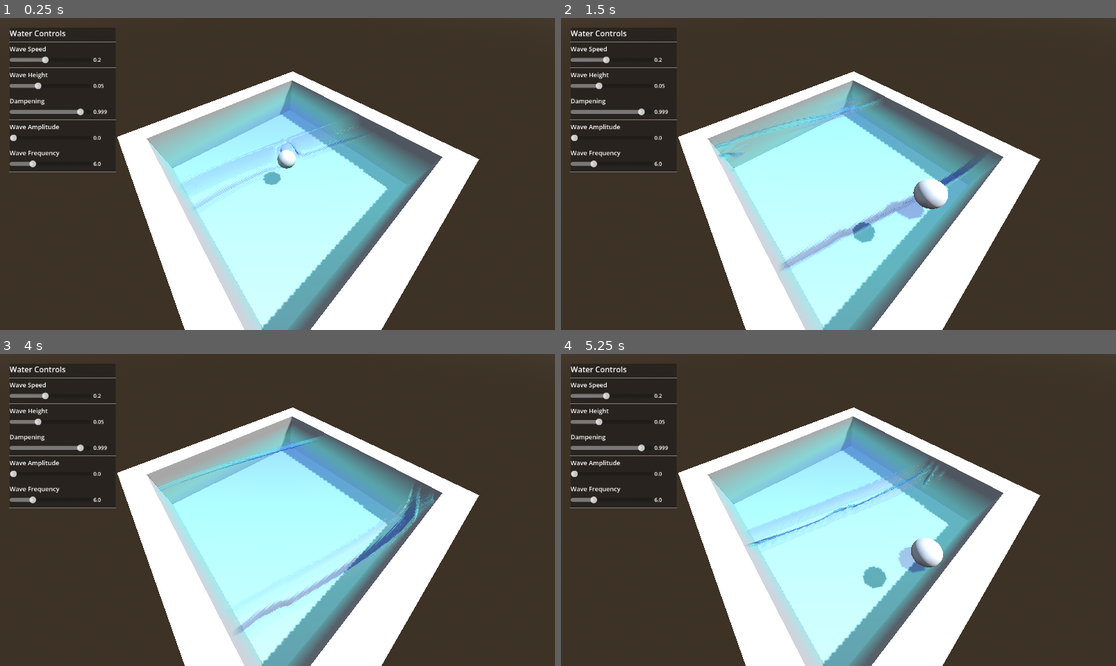
Above: before the commit, frames 1-4 (two rows, left to right).
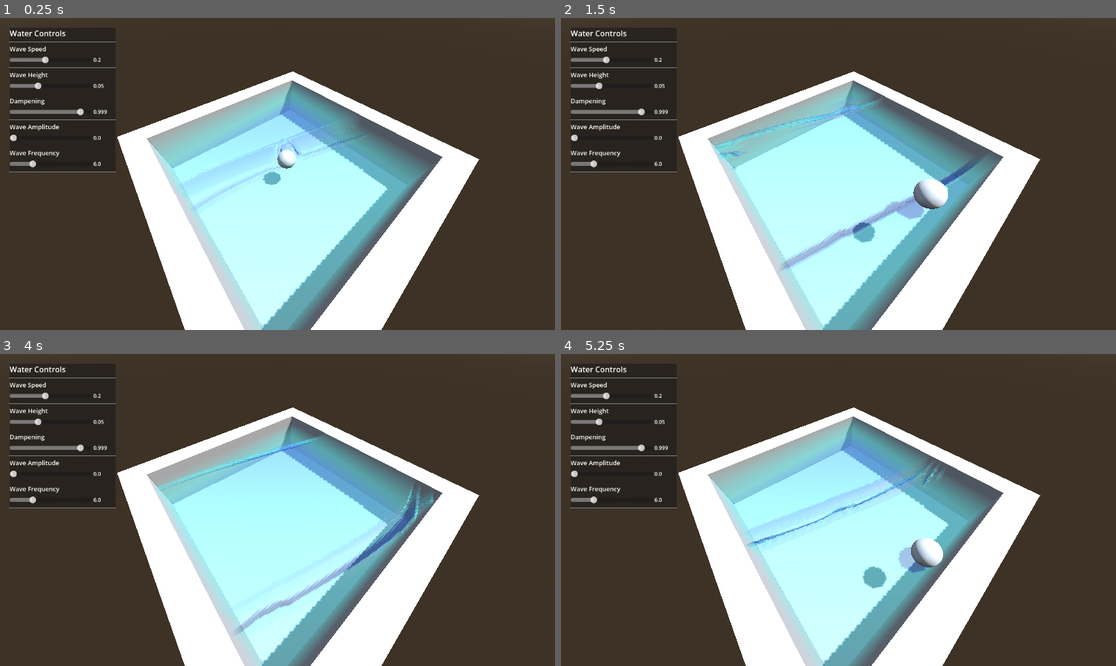
Above: after the commit, the same moments.

Repository: ColinNeary/WaterDemo
Game: Godot game, scene res://Scenes/main.tscn
Same seed, same stepped clock (60 frames per second), same inputs: the game is played once before the commit and once after it.
Inputs (mouse positions are in pixels of both pictures, inside the frame that each line leads up to):
- Up to frame 1 (0.25 s): no input
- Up to frame 2 (1.5 s): move the mouse to (960, 158) at 0.52 s; hold D (move_right) 0.53-1.25 s; click (960, 158) at 0.67 s; tap Space (jump) at 0.77 s; drag from (727, 189) to (810, 236) at 1.27 s
- Up to frame 3 (4 s): move the mouse to (333, 441) at 2.02 s; hold D (move_right) 2.03-2.75 s; drag from (249, 572) to (111, 463) at 2.77 s; move the mouse to (444, 556) at 3.52 s; hold A (move_left) from 3.53 s (still down); tap Space (jump) at 3.77 s
- Up to frame 4 (5.25 s): release A (move_left) at 4.25 s; drag from (672, 463) to (755, 432) at 4.27 s; move the mouse to (866, 510) at 5.02 s; hold S (move_back) from 5.03 s (still down); click (866, 510) at 5.17 s

The runs differ from the first frame. In frame 1, less than 0.1% of the frame differs, in the area x 32-66%, y 33-62%; in frame 2, 0.1%; in frame 3, 0.2%, in the area x 28-79%, y 26-90%; in frame 4, 0.2%.

Commit message:
Update simulation.gdshader

Diff:
--- a/Shaders/simulation.gdshader
+++ b/Shaders/simulation.gdshader
@@ -17,8 +17,8 @@
 void vertex() {}
 
 void fragment() {
-    float dv = 1.0 / 514.0;
-    float du = 1.0 / 514.0;
+    float dv = 1.0 / 512.0;
+    float du = 1.0 / 512.0;
     vec3 duv = vec3(du, dv, 0) * deltaUV;
 
     vec3 c = texture(sim_tex, UV).rgb;
